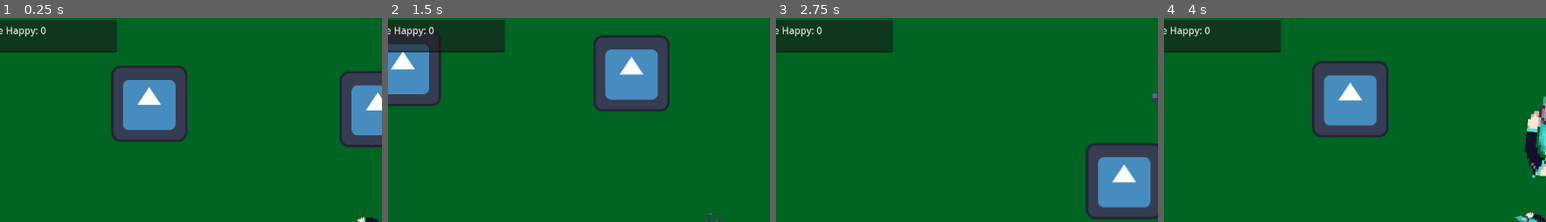
Above: before the commit, frames 1-4 (left to right).
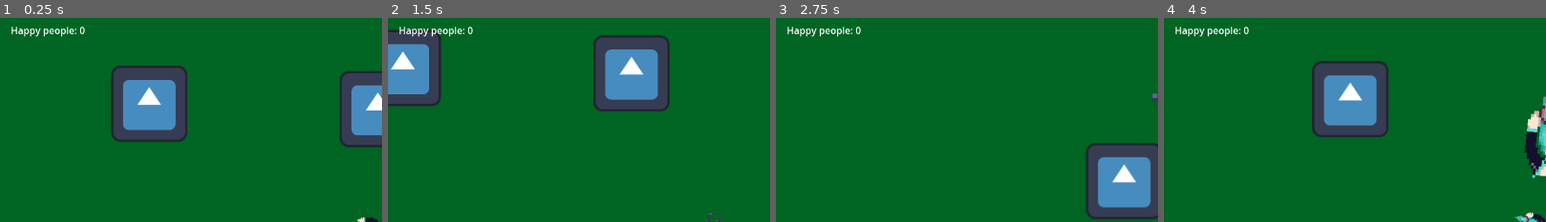
Above: after the commit, the same moments.

Repository: AsaM1taka/Shooter-Game
Game: Godot game, scene res://Scenes/shoot er.tscn
The game is run twice, just before and just after one commit, with the same random seed, the same clock (stepped at 60 frames per second) and the same inputs. The engine's default icon, where the game draws it, is replaced by a stand-in: a white triangle on a blue panel in a dark square.
Inputs (mouse positions are % of the whole screen's width and height, from its top left):
- Up to frame 1 (0.25 s): no input
- Up to frame 2 (1.5 s): tap Enter at 0.5 s; move the mouse to (72, 47) at 0.52 s; hold D (move_right) 0.53-1.28 s; click (72, 47) at 0.6 s; move the mouse to (30, 58) at 1.27 s; hold S (move_down) from 1.28 s (still down); click (30, 58) at 1.35 s
- Up to frame 3 (2.75 s): move the mouse to (60, 29) at 2.02 s; release S (move_down) at 2.03 s; hold D (move_right) from 2.03 s (still down); click (60, 29) at 2.1 s
- Up to frame 4 (4 s): move the mouse to (45, 73) at 2.77 s; release D (move_right) at 2.78 s; hold W (move_up) 2.78-3.53 s; click (45, 73) at 2.85 s; move the mouse to (80, 68) at 3.52 s; hold A (move_left) from 3.53 s (still down); click (80, 68) at 3.6 s
The pictures show only the part of the screen within x 0-50%, y 0-50%; the shares and areas given below are measured in that part.

The runs differ from the first frame. In frame 1, 4.8% of the frame differs, in the area x 0-31%, y 0-17%; in frame 2, 4.7%; in frame 3, 4.8%; in frame 4, 4.8%.

Commit message:
change node to label

Diff:
--- a/shooter-shooter/Scenes/shoot er.tscn
+++ b/shooter-shooter/Scenes/shoot er.tscn
@@ -42,9 +42,9 @@
 
 [node name="CanvasLayer" type="CanvasLayer" parent="."]
 
-[node name="TextEdit" type="TextEdit" parent="CanvasLayer"]
-offset_left = -51.0
-offset_top = 3.0
-offset_right = 196.0
-offset_bottom = 58.0
-text = "People Happy: 0"
+[node name="Label" type="Label" parent="CanvasLayer"]
+offset_left = 18.0
+offset_top = 9.0
+offset_right = 143.0
+offset_bottom = 32.0
+text = "Happy people: 0"
